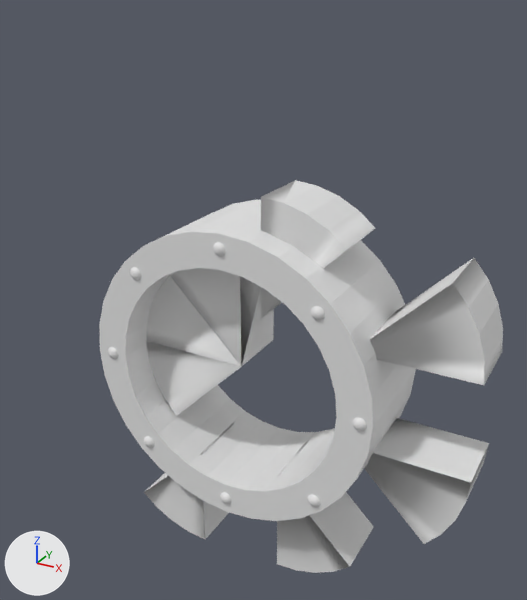
Renders of the OBJ model Framework/Framework/projects/Project Poultry/res/Models/DoorFrames/Door6.obj from each side of a commit.
Both versions are drawn from a 50 mm lens placed at (13.92, -20.11, 14.62), pointed at (3.35, -0.9, 5.02). Every picture has the same lights, and +X, +Y and +Z are marked at lower left. Where no turn or scale is listed for an object, it has been applied to the vertices.

In view in the first picture: 'Door_Pieces.001_Cylinder.011', 'Door_Pieces.002_Cylinder.012', 'Door_Pieces.003_Cylinder.013', 'Door_Pieces.004_Cylinder.014', 'Door_Pieces.005_Cylinder.015', 'Door_Pieces.007_Cylinder.017', 'Door_Pieces.008_Cylinder.018', 'Door_Pieces_Cylinder.010', 'Sphere.004'.
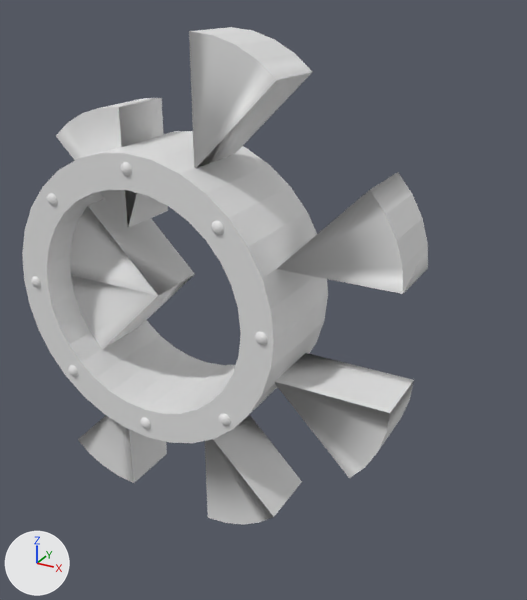
Diff of the bpy script that builds the scene:
```diff
--- a/Framework/Framework/projects/Project Poultry/res/Models/DoorFrames/Door6.obj.py
+++ b/Framework/Framework/projects/Project Poultry/res/Models/DoorFrames/Door6.obj.py
@@ me_door_pieces_001_cylinder_011 @@
-me_door_pieces_001_cylinder_011.from_pydata(...)  # 12 vertices, 20 faces; spans x -0.66..3.2, y -2.12..0.09, z 3.09..5.82
+me_door_pieces_001_cylinder_011.from_pydata(...)  # 12 vertices, 20 faces; spans x -3.85..0.01, y -2.12..0.09, z 4.94..7.67
+# me_door_pieces_001_cylinder_011 part 1: the whole mesh is rebuilt
@@ me_door_pieces_002_cylinder_012 @@
 me_door_pieces_002_cylinder_012.from_pydata(...)  # 12 vertices, 20 faces; spans x 0.47..3.2, y -2.12..0.09, z 3.09..6.95
+# me_door_pieces_002_cylinder_012 part 2: the whole mesh is moved by (-4.13, -0.16, 4.11)
@@ me_door_pieces_003_cylinder_013 @@
-me_door_pieces_003_cylinder_013.from_pydata(...)  # 12 vertices, 20 faces; spans x 4.0..6.73, y -2.26..-0.05, z 5.04..8.9
+me_door_pieces_003_cylinder_013.from_pydata(...)  # 12 vertices, 20 faces; spans x 1.87..4.6, y -2.44..-0.23, z 9.46..13.32
+# me_door_pieces_003_cylinder_013 part 3: the whole mesh is rebuilt
@@ me_door_pieces_004_cylinder_014 @@
-me_door_pieces_004_cylinder_014.from_pydata(...)  # 12 vertices, 20 faces; spans x 7.03..10.89, y -2.39..-0.18, z 4.69..7.42
+me_door_pieces_004_cylinder_014.from_pydata(...)  # 12 vertices, 20 faces; spans x 4.63..8.49, y -2.45..-0.24, z 6.87..9.6
+# me_door_pieces_004_cylinder_014 part 4: the whole mesh is rebuilt
@@ me_door_pieces_005_cylinder_015 @@
 me_door_pieces_005_cylinder_015.from_pydata(...)  # 12 vertices, 20 faces; spans x 7.04..10.9, y -2.39..-0.18, z -1.22..1.51
+# me_door_pieces_005_cylinder_015 part 5: the whole mesh is moved by (-2.51, -0.05, 1.57)
@@ me_door_pieces_007_cylinder_017 @@
 me_door_pieces_007_cylinder_017.from_pydata(...)  # 12 vertices, 20 faces; spans x 4.7..7.43, y -2.38..-0.17, z -4.35..-0.49
+# me_door_pieces_007_cylinder_017 part 6: the whole mesh is moved by (-2.83, -0.06, 0.97)
@@ me_door_pieces_008_cylinder_018 @@
 me_door_pieces_008_cylinder_018.from_pydata(...)  # 12 vertices, 20 faces; spans x -0.95..1.78, y -2.53..-0.32, z -4.38..-0.52
+# me_door_pieces_008_cylinder_018 part 7: the whole mesh is moved by (-3.55, 0.42, 0.96)
@@ me_door_pieces_cylinder_010 @@
 me_door_pieces_cylinder_010.from_pydata(...)  # 12 vertices, 20 faces; spans x -0.66..3.2, y -2.12..0.09, z 0.36..3.09
+# me_door_pieces_cylinder_010 part 8: the whole mesh is moved by (-3.19, 0.0, 1.85)
@@ me_sphere_004 @@
 me_sphere_004.from_pydata(...)  # 2064 vertices, 4096 faces; spans x -1.77..8.18, y -3.39..0.61, z -1.99..7.97
+# me_sphere_004 part 9: the loose piece of 242 vertices spanning x -0.2..0.31, y -3.39..-2.88, z 5.87..6.38 is moved by (-0.06, 0.0, 3.33)
+# me_sphere_004 part 10: the loose piece of 128 vertices spanning x -1.77..8.18, y -3.26..0.61, z -1.99..7.97 is moved by (-3.2, 0.0, 1.97)
+# me_sphere_004 part 11: the loose piece of 242 vertices spanning x -1.44..-0.93, y -3.39..-2.88, z 2.75..3.25 is moved by (-1.94, 0.0, -1.22)
+# me_sphere_004 part 12: the loose piece of 242 vertices spanning x -0.18..0.33, y -3.39..-2.88, z -0.44..0.07 is moved by (-4.46, 0.0, 5.16)
+# me_sphere_004 part 13: the loose piece of 242 vertices spanning x 2.95..3.45, y -3.39..-2.88, z 7.23..7.74 is moved by (-6.34, 0.0, 0.61)
+# me_sphere_004 part 14: the loose piece of 242 vertices spanning x 6.1..6.61, y -3.39..-2.88, z 5.9..6.41 is moved by (-3.2, 0.0, 1.97)
+# me_sphere_004 part 15: the loose piece of 242 vertices spanning x 7.52..8.03, y -3.39..-2.88, z 2.72..3.23 is moved by (-3.2, 0.0, 1.97)
+# me_sphere_004 part 16: the loose piece of 242 vertices spanning x 2.93..3.44, y -3.39..-2.88, z -1.68..-1.17 is moved by (0.05, 0.0, 3.13)
+# me_sphere_004 part 17: the loose piece of 242 vertices spanning x 6.18..6.69, y -3.39..-2.88, z -0.51..-0.01 is moved by (-6.44, 0.0, 0.81)
```

Boxes [x1, y1, x2, y2] around the edits, measured in the pictures (527 x 600 px; the box of a moved part takes in the faces that stretch with it):
'Sphere.004', reshaped
    before: [99, 200, 416, 521]
    after: [22, 131, 328, 443]
'Door_Pieces.004_Cylinder.014', reshaped
    before: [370, 258, 503, 385]
    after: [277, 172, 428, 294]
'Door_Pieces.005_Cylinder.015', mesh moved
    before: [364, 418, 489, 544]
    after: [275, 353, 414, 478]
'Door_Pieces.003_Cylinder.013', reshaped (9% wider)
    before: [261, 180, 375, 318]
    after: [189, 27, 313, 168]
'Door_Pieces.007_Cylinder.017', mesh moved
    before: [277, 442, 373, 573]
    after: [205, 415, 302, 524]
'Door_Pieces.002_Cylinder.012', mesh moved
    before: [170, 268, 274, 366]
    after: [56, 98, 168, 228]
'Door_Pieces.001_Cylinder.011', reshaped
    before: [146, 276, 273, 367]
    after: [70, 199, 195, 295]
'Door_Pieces_Cylinder.010', mesh moved
    before: [146, 341, 260, 416]
    after: [71, 275, 194, 350]
'Door_Pieces.008_Cylinder.018', mesh moved
    before: [144, 423, 234, 539]
    after: [78, 415, 167, 483]
part 9 of me_sphere_004, moved or reshaped
    before: [130, 267, 141, 280]
    after: [121, 162, 132, 177]
part 10 of me_sphere_004, moved or reshaped
    before: [99, 200, 416, 521]
    after: [22, 131, 328, 443]
part 11 of me_sphere_004, moved or reshaped
    before: [108, 347, 118, 359]
    after: [68, 365, 78, 377]
part 12 of me_sphere_004, moved or reshaped
    before: [144, 436, 154, 448]
    after: [31, 276, 41, 288]
part 13 of me_sphere_004, moved or reshaped
    before: [213, 242, 226, 257]
    after: [47, 193, 58, 206]
part 14 of me_sphere_004, moved or reshaped
    before: [311, 306, 325, 321]
    after: [211, 221, 224, 236]
part 15 of me_sphere_004, moved or reshaped
    before: [352, 418, 367, 431]
    after: [255, 332, 268, 345]
part 16 of me_sphere_004, moved or reshaped
    before: [220, 492, 232, 504]
    after: [219, 413, 231, 426]
part 17 of me_sphere_004, moved or reshaped
    before: [307, 494, 320, 507]
    after: [140, 418, 151, 429]
